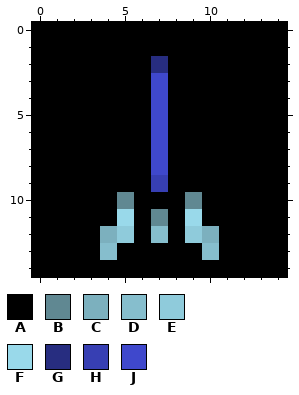
Pixel-art sprite -- SpaceInvaders2017/img/gameicons/laser.png. Above is the file before it was changed.
Colours within 5 levels of each other are drawn and written as one.
Palette (. is transparent): A #000000  B #608892  C #7cb0be  D #86becd  E #8fcbdb  F #99d9ea  G #272d80  H #373fb3  J #3f48cc
The result:
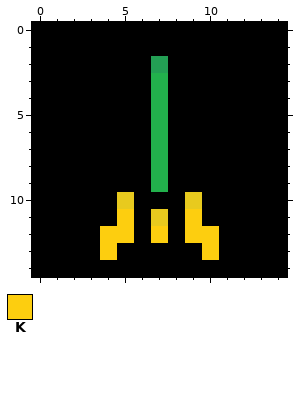
Colours new in this view: K #fdce0f
The edit:
file 15x15 -> 30x30 pixels (blocks of 1x1 -> 2x2; one block is one cell here)
@@ palette @@
-B #608892
+B #e8ca1e
-G #272d80
+G #239f54
-J #3f48cc
+J #22b14c
@@ x 0..14 @@
  8 AAAAAAAJAAAAAAA
- 9 AAAAAAAHAAAAAAA
+ 9 AAAAAAAJAAAAAAA
 10 AAAAABAAABAAAAA
-11 AAAAAFABAFAAAAA
-12 AAAACEADAECAAAA
-13 AAAADAAAAADAAAA
+11 AAAAAKABAKAAAAA
+12 AAAAKKAKAKKAAAA
+13 AAAAKAAAAAKAAAA
 14 AAAAAAAAAAAAAAA
